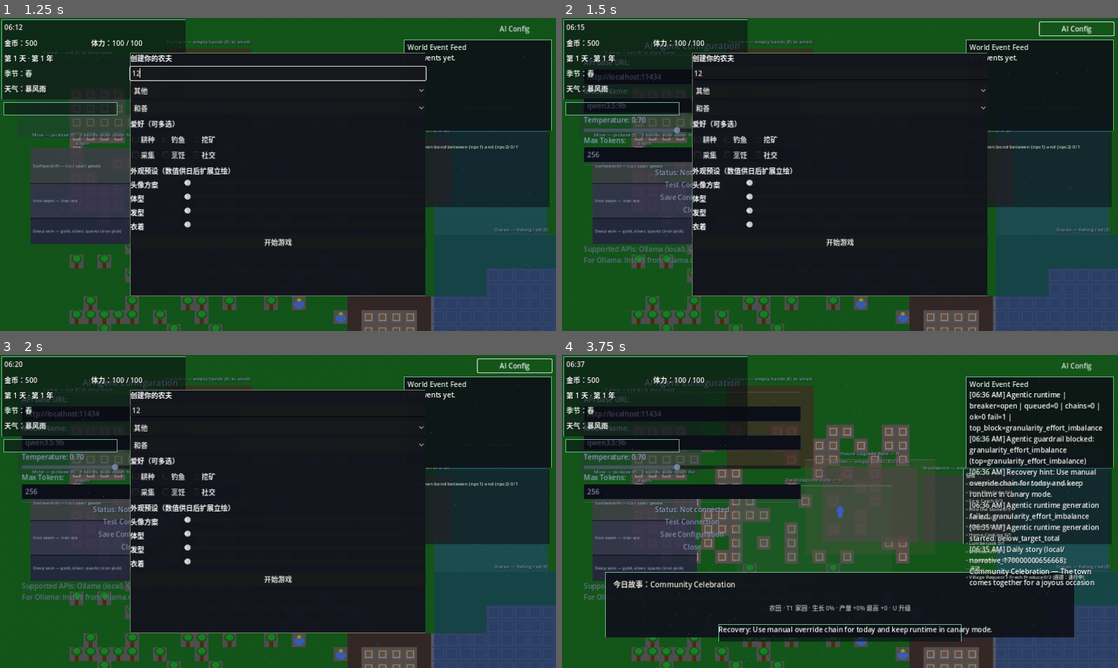
Above: before the commit, frames 1-4 (two rows, left to right).
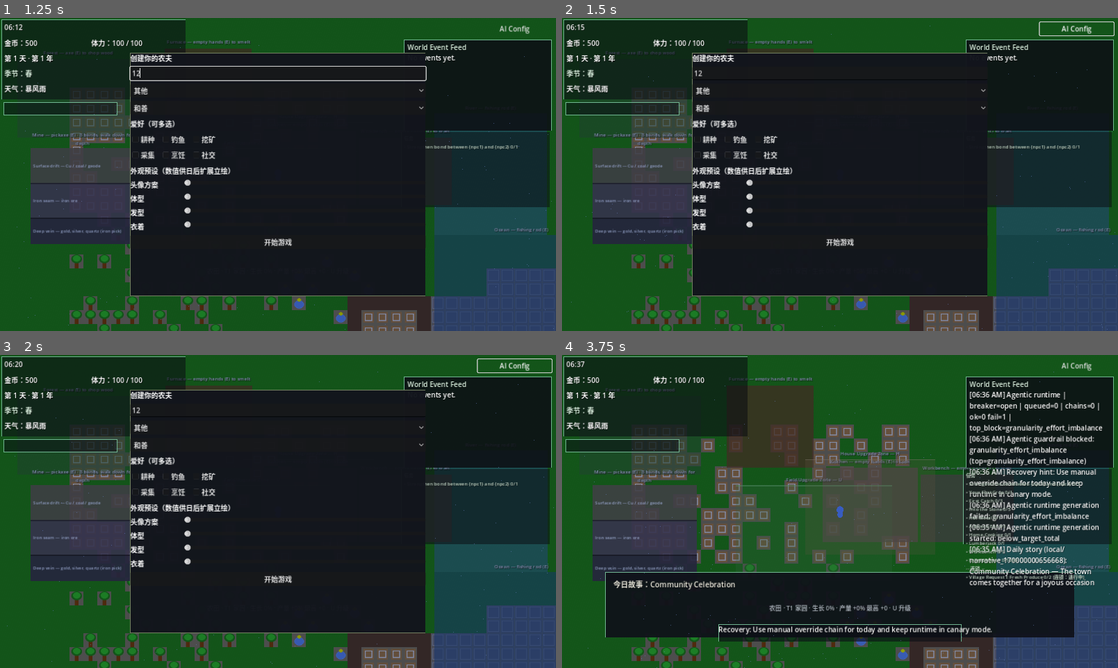
Above: after the commit, the same moments.

Repository: whu3554055-crypto/Stardew-Valley-AI
Game: Godot game, scene res://scenes/main.tscn
The game is run twice, just before and just after one commit, with the same random seed, the same clock (stepped at 60 frames per second) and the same inputs. Sound files missing from this copy of the repository are replaced by a short silence.
Inputs (mouse positions are in pixels of both pictures, inside the frame that each line leads up to):
- Up to frame 1 (1.25 s): click (278, 74) at 0.52 s; type "12" at 0.6 s
- Up to frame 2 (1.5 s): click "AI Config" at 1.25 s
- Up to frame 3 (2 s): no input
- Up to frame 4 (3.75 s): click (689, 520) at 2 s, where only the run before the commit has a clickable "Test Connection"; click (689, 533) at 2.75 s, where only the run before the commit has a clickable "Save Configuration"; click "开始游戏" at 3.5 s

Frame 1 is identical in both runs. In frame 2, 3.6% of the frame differs, in the area x 3-32%, y 7-79%; in frame 3, 3.6%; in frame 4, 6.4%, in the area x 3-43%, y 7-79%.

Commit message:
i18n: AI agent config panel labels and status via UITextCatalog (ai_config)
Made-with: Cursor

Diff:
--- a/data/ui/messages_en.json
+++ b/data/ui/messages_en.json
@@ -74,6 +74,28 @@
     "audio_panel_hint": "F10 close · Esc close · settings: user://audio_mix.json",
     "language_label": "Language"
   },
+  "ai_config": {
+    "title": "AI Agent Configuration",
+    "provider_label": "LLM provider:",
+    "base_url_label": "API Base URL:",
+    "api_key_label": "API Key (OpenAI-compatible only):",
+    "model_label": "Model Name:",
+    "max_tokens_label": "Max Tokens:",
+    "temperature_line": "Temperature: {value}",
+    "status_disconnected": "Status: Not connected",
+    "status_testing": "Testing connection…",
+    "status_test_done": "Connection test completed",
+    "status_saved": "Configuration saved!",
+    "test_button": "Test Connection",
+    "save_button": "Save Configuration",
+    "close_button": "Close",
+    "provider_ollama": "Ollama (local /api/generate)",
+    "provider_openai": "OpenAI-compatible (e.g. Aliyun DashScope /chat/completions)",
+    "base_url_placeholder": "Ollama: http://localhost:11434 | Aliyun: https://dashscope.aliyuncs.com/compatible-mode/v1",
+    "api_key_placeholder": "sk-… (saved to user://ai_agent_config.json)",
+    "model_placeholder": "e.g. qwen-plus, llama2",
+    "info_help": "Ollama: base URL without path, uses /api/generate.\nOpenAI-compatible (Aliyun): base URL ends at …/v1; uses /chat/completions + Bearer.\nKeys are stored only under user:// — do not commit."
+  },
   "building": {
     "hud_line_upgradable": "house · L{level} {name} · +{stamina_bonus} max stamina · regen +{regen_pct}% · H upgrade",
     "hud_line_max": "house · L{level} {name} · +{stamina_bonus} max stamina · regen +{regen_pct}% · max",
--- a/data/ui/messages_zh_CN.json
+++ b/data/ui/messages_zh_CN.json
@@ -74,6 +74,28 @@
     "audio_panel_hint": "F10 关闭 · Esc 关闭 · 配置：user://audio_mix.json",
     "language_label": "界面语言"
   },
+  "ai_config": {
+    "title": "AI 智能体配置",
+    "provider_label": "LLM 提供商：",
+    "base_url_label": "API 基础地址：",
+    "api_key_label": "API 密钥（仅 OpenAI 兼容）：",
+    "model_label": "模型名称：",
+    "max_tokens_label": "最大 Token：",
+    "temperature_line": "温度：{value}",
+    "status_disconnected": "状态：未连接",
+    "status_testing": "正在测试连接…",
+    "status_test_done": "连接测试完成",
+    "status_saved": "配置已保存！",
+    "test_button": "测试连接",
+    "save_button": "保存配置",
+    "close_button": "关闭",
+    "provider_ollama": "Ollama（本地 /api/generate）",
+    "provider_openai": "OpenAI 兼容（如阿里云通义 /chat/completions）",
+    "base_url_placeholder": "Ollama: http://localhost:11434 | 阿里云: https://dashscope.aliyuncs.com/compatible-mode/v1",
+    "api_key_placeholder": "sk-…（保存到 user://ai_agent_config.json）",
+    "model_placeholder": "如 qwen-plus、llama2",
+    "info_help": "Ollama：填基础地址，不含路径，使用 /api/generate。\nOpenAI 兼容（阿里云）：地址到 …/v1，再请求 /chat/completions + Bearer。\n密钥仅存 user://，勿提交仓库。"
+  },
   "building": {
     "hud_line_upgradable": "房屋 · L{level} {name} · 体力上限 +{stamina_bonus} · 回复 +{regen_pct}% · H 升级",
     "hud_line_max": "房屋 · L{level} {name} · 体力上限 +{stamina_bonus} · 回复 +{regen_pct}% · 已满级",
--- a/scenes/main.gd
+++ b/scenes/main.gd
@@ -217,6 +217,8 @@
 		audio_mix_panel.refresh_locale_text()
 	if recipe_picker and recipe_picker.has_method("refresh_locale"):
 		recipe_picker.refresh_locale()
+	if ai_config_instance and ai_config_instance.has_method("refresh_locale_text"):
+		ai_config_instance.refresh_locale_text()
 
 
 func _process(_delta: float) -> void:
--- a/scripts/ai_agent_config_ui.gd
+++ b/scripts/ai_agent_config_ui.gd
@@ -2,8 +2,15 @@
 
 class_name AIAgentConfigUI
 
+@onready var provider_label = $VBoxContainer/LlmProviderLabel
+@onready var provider_option = $VBoxContainer/LlmProviderOption
+@onready var base_url_label = $VBoxContainer/BaseUrlLabel
 @onready var base_url_input = $VBoxContainer/BaseUrlInput
+@onready var api_key_label = $VBoxContainer/ApiKeyLabel
+@onready var api_key_input = $VBoxContainer/ApiKeyInput
+@onready var model_label = $VBoxContainer/ModelLabel
 @onready var model_input = $VBoxContainer/ModelInput
+@onready var max_tokens_label = $VBoxContainer/MaxTokensLabel
 @onready var temperature_slider = $VBoxContainer/TemperatureSlider
 @onready var temperature_label = $VBoxContainer/TemperatureLabel
 @onready var max_tokens_input = $VBoxContainer/MaxTokensInput
@@ -12,12 +19,71 @@
 @onready var save_button = $VBoxContainer/SaveButton
 @onready var close_button = $VBoxContainer/CloseButton
 @onready var title_label = $VBoxContainer/TitleLabel
+@onready var info_label = $InfoLabel
 
 var is_connected = false
 
 func _ready():
+	if provider_option:
+		provider_option.clear()
+		provider_option.add_item("Ollama")
+		provider_option.add_item("OpenAI-compatible")
 	_apply_config_chrome()
+	if LocaleSettings and LocaleSettings.has_signal("locale_changed"):
+		LocaleSettings.locale_changed.connect(_on_locale_changed_ai)
+	_apply_static_labels()
 	load_current_config()
+
+
+func _on_locale_changed_ai(_code: String) -> void:
+	refresh_locale_text()
+
+
+func _t(key: String, vars: Dictionary = {}) -> String:
+	if UITextCatalog:
+		return UITextCatalog.format_text("ai_config", key, vars)
+	return ""
+
+
+func refresh_locale_text() -> void:
+	_apply_static_labels()
+	update_temperature_label()
+	if status_label:
+		status_label.text = UITextCatalog.get_text("ai_config", "status_disconnected") if UITextCatalog else "Status: Not connected"
+
+
+func _apply_static_labels() -> void:
+	if not UITextCatalog:
+		return
+	if title_label:
+		title_label.text = UITextCatalog.get_text("ai_config", "title")
+	if provider_label:
+		provider_label.text = UITextCatalog.get_text("ai_config", "provider_label")
+	if provider_option and provider_option.item_count >= 2:
+		provider_option.set_item_text(0, UITextCatalog.get_text("ai_config", "provider_ollama"))
+		provider_option.set_item_text(1, UITextCatalog.get_text("ai_config", "provider_openai"))
+	if base_url_label:
+		base_url_label.text = UITextCatalog.get_text("ai_config", "base_url_label")
+	if base_url_input:
+		base_url_input.placeholder_text = UITextCatalog.get_text("ai_config", "base_url_placeholder")
+	if api_key_label:
+		api_key_label.text = UITextCatalog.get_text("ai_config", "api_key_label")
+	if api_key_input:
+		api_key_input.placeholder_text = UITextCatalog.get_text("ai_config", "api_key_placeholder")
+	if model_label:
+		model_label.text = UITextCatalog.get_text("ai_config", "model_label")
+	if model_input:
+		model_input.placeholder_text = UITextCatalog.get_text("ai_config", "model_placeholder")
+	if max_tokens_label:
+		max_tokens_label.text = UITextCatalog.get_text("ai_config", "max_tokens_label")
+	if test_button:
+		test_button.text = UITextCatalog.get_text("ai_config", "test_button")
+	if save_button:
+		save_button.text = UITextCatalog.get_text("ai_config", "save_button")
+	if close_button:
+		close_button.text = UITextCatalog.get_text("ai_config", "close_button")
+	if info_label:
+		info_label.text = UITextCatalog.get_text("ai_config", "info_help")
 
 	# Connect signals
 	temperature_slider.value_changed.connect(_on_temperature_changed)
@@ -55,7 +121,7 @@
 		status_label.add_theme_color_override("font_shadow_color", Color(0, 0, 0, 0.4))
 		status_label.add_theme_constant_override("shadow_offset_x", 1)
 		status_label.add_theme_constant_override("shadow_offset_y", 1)
-	for node in [base_url_input, model_input, max_tokens_input]:
+	for node in [base_url_input, api_key_input, model_input, max_tokens_input]:
 		if node:
 			node.add_theme_stylebox_override("normal", _config_lineedit_style())
 			var f := _config_lineedit_style()
@@ -73,7 +139,12 @@
 
 func load_current_config():
 	if AIAgentManager:
+		if provider_option:
+			var lp: String = str(AIAgentManager.api_config.get("llm_provider", "ollama"))
+			provider_option.selected = 1 if lp == "openai_compatible" else 0
 		base_url_input.text = AIAgentManager.api_config.base_url
+		if api_key_input:
+			api_key_input.text = str(AIAgentManager.api_config.get("api_key", ""))
 		model_input.text = AIAgentManager.api_config.model
 		temperature_slider.value = AIAgentManager.api_config.temperature
 		max_tokens_input.text = str(AIAgentManager.api_config.max_tokens)
@@ -84,10 +155,15 @@
 	update_temperature_label()
 
 func update_temperature_label():
-	temperature_label.text = "Temperature: %.2f" % temperature_slider.value
+	if UITextCatalog:
+		temperature_label.text = UITextCatalog.format_text("ai_config", "temperature_line", {
+			"value": "%.2f" % temperature_slider.value
+		})
+	else:
+		temperature_label.text = "Temperature: %.2f" % temperature_slider.value
 
 func _on_test_connection():
-	status_label.text = "Testing connection..."
+	status_label.text = UITextCatalog.get_text("ai_config", "status_testing") if UITextCatalog else "Testing connection..."
 	status_label.modulate = Color.YELLOW
 
 	var test_prompt = "Say hello in one word."
@@ -101,20 +177,25 @@
 
 	# Wait for response or timeout
 	await get_tree().create_timer(5.0).timeout
-	status_label.text = "Connection test completed"
+	status_label.text = UITextCatalog.get_text("ai_config", "status_test_done") if UITextCatalog else "Connection test completed"
 	status_label.modulate = Color.WHITE
 
 func _on_save_config():
 	AIAgentManager.configure_api(
-		base_url_input.text,
-		model_input.text,
+		base_url_input.text.strip_edges(),
+		model_input.text.strip_edges(),
 		temperature_slider.value
 	)
-
 	AIAgentManager.api_config.max_tokens = int(max_tokens_input.text)
+	if provider_option:
+		AIAgentManager.api_config.llm_provider = (
+			"openai_compatible" if provider_option.selected == 1 else "ollama"
+		)
+	if api_key_input:
+		AIAgentManager.api_config.api_key = api_key_input.text.strip_edges()
 	AIAgentManager.save_config()
 
-	status_label.text = "Configuration saved!"
+	status_label.text = UITextCatalog.get_text("ai_config", "status_saved") if UITextCatalog else "Configuration saved!"
 	status_label.modulate = Color.GREEN
 
 	await get_tree().create_timer(2.0).timeout
@@ -122,6 +203,7 @@
 
 func open_config():
 	visible = true
+	_apply_static_labels()
 	load_current_config()
 
 func close_config():
